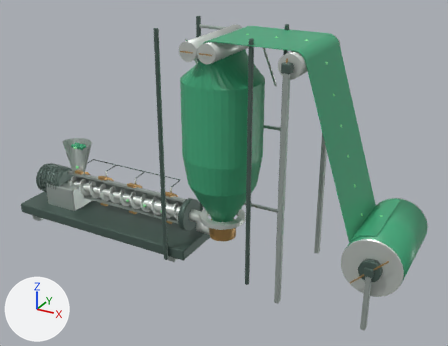
What one commit did to the Blender file assets/equipment/blownfilm-motion.blend.
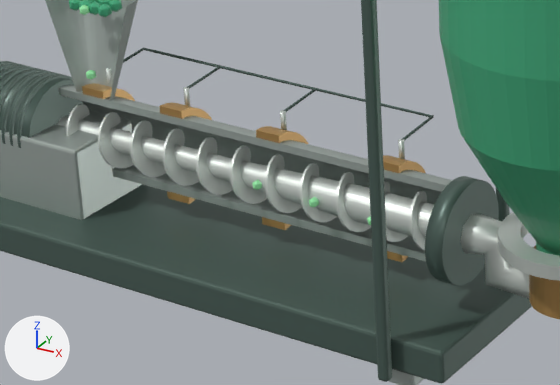
Each version is shown whole from a 50 mm camera at (6.38, -11.54, 7.99) aimed at (-0.02, 0.1, 2.17), then close up on the part from 11% to 49% of the width and 42% to 75% of the height. Lighting does not change. The marker at lower left points along +X, +Y and +Z. The first two pictures are the older version. Both versions are drawn at frame 109 of the action 'ScrewAAction'; the numbers are the values there.

The scene before the commit, as lines of its bpy script (objects in view):
```python
me_filmbubble = bpy.data.meshes.new('FilmBubble')
me_filmbubble.from_pydata(...)  # 360 vertices, 320 faces; spans x -0.92..0.92, y -0.92..0.92, z 0.9..5.2
me_filmbubble.materials.append(mat_polymer)  # green #42aa7c
me_hoppercutaway = bpy.data.meshes.new('HopperCutaway')
me_hoppercutaway.from_pydata(...)  # 50 vertices, 24 faces; spans x -4.89..-4.01, y 0.0..0.44, z 1.17..2.11
me_hoppercutaway.materials.append(mat_metal)  # grey #b3bdb8
ob_filmbubble = bpy.data.objects.new('FilmBubble', me_filmbubble)
ob_filmbubble.location = (0.0, 0.0, 0.0)
ob_hoppercutaway = bpy.data.objects.new('HopperCutaway', me_hoppercutaway)
ob_hoppercutaway.location = (0.0, 0.0, 0.0)
ob_screwa = bpy.data.objects.new('ScrewA', None)
ob_screwa.location = (0.0, 0.0, 0.9)
ob_screwa.rotation_euler = (4.712, 0.0, 0.0)  # degrees (270, 0, 0)
# also in view: 'HeaterBand.002' at (-2.7, 0.21, 0.9); 'ScreenFlange' at (-0.94, 0.0, 0.9); 'CoolingAirRing' at (0.0, 0.0, 1.08); 'DriveBed' at (-3.3, 0.0, 0.2); 'HeaterBand.001' at (-3.65, 0.21, 0.9)
```
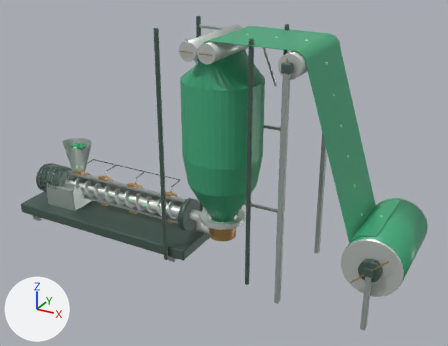
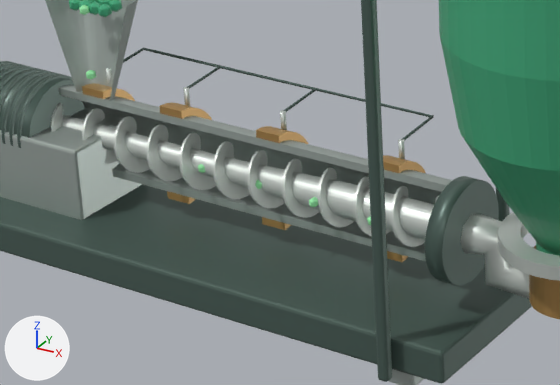
ob_screwa is not drawn itself; it is the parent of ob_screwa_core, ob_screwa_flight.

Boxes (x1, y1, x2, y2) around the edits, measured in the close-ups (560 x 385 px):
'ScrewA_flight', turned: before (66, 104, 427, 251); after (51, 103, 440, 247)
'ScrewA_core', turned: before (57, 116, 434, 238); after (62, 116, 434, 240)

Diff of the bpy script that builds the scene:
```diff
--- a/assets/equipment/blownfilm-motion.blend.py
+++ b/assets/equipment/blownfilm-motion.blend.py
@@ ob_screwa @@
 ob_screwa.location = (0.0, 0.0, 0.9)
-ob_screwa.rotation_euler = (4.712, 0.0, 0.0)  # degrees (270, 0, 0)
+ob_screwa.rotation_euler = (-4.712, 0.0, 0.0)  # degrees (-270, 0, 0)
```
